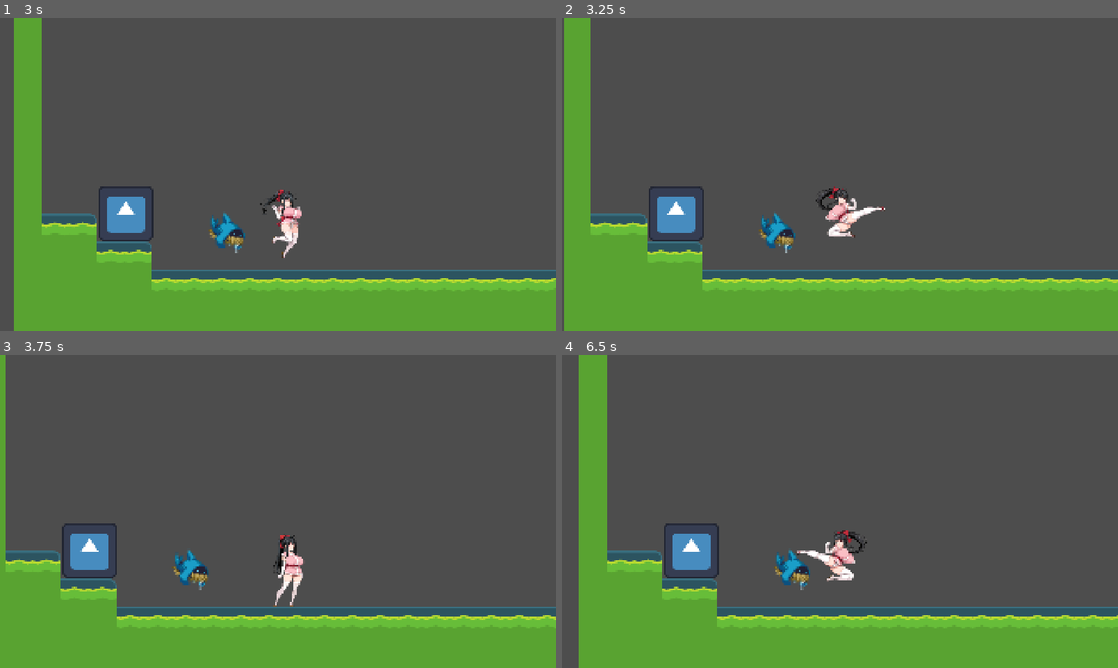
Above: before the commit, frames 1-4 (two rows, left to right).
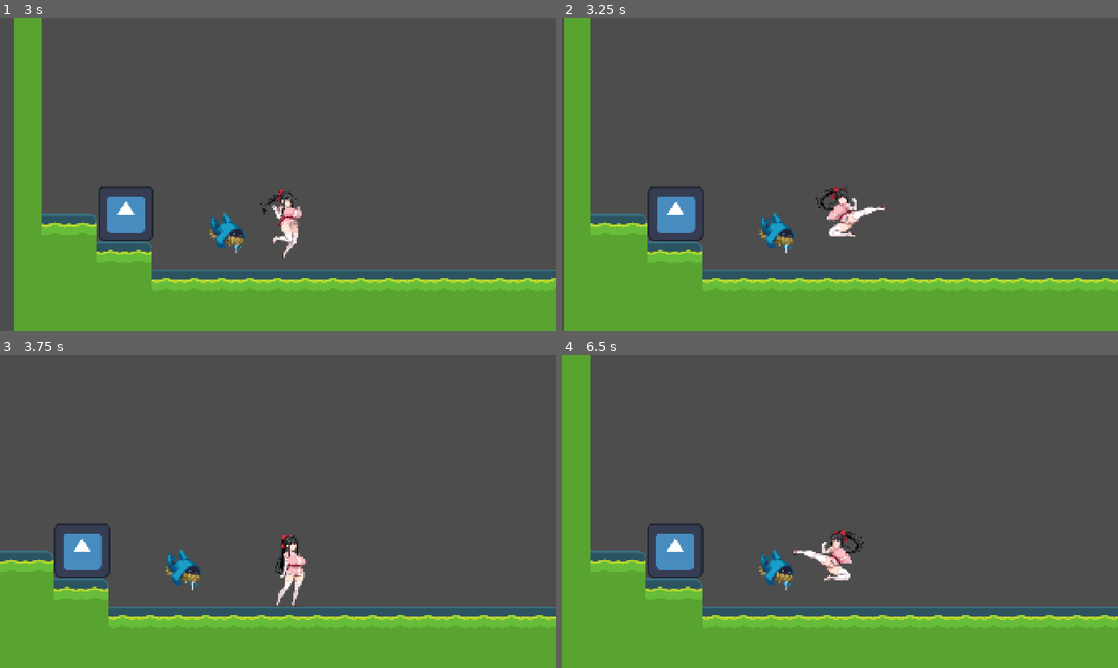
Above: after the commit, the same moments.

Repository: tea-X09A/Suzuran
Game: Godot game, scene res://scenes/levels/level0.tscn
The game is run twice, just before and just after one commit, with the same random seed, the same clock (stepped at 60 frames per second) and the same inputs. The engine's default icon, where the game draws it, is replaced by a stand-in: a white triangle on a blue panel in a dark square.
Inputs:
- Up to frame 1 (3 s): tap Enter at 0.5 s; hold D (right) 0.53-2.03 s; tap F (fight) at 0.6 s; tap Space (jump) at 0.77, 1.07, 1.52, 1.82, 2.3, 2.85 s; tap C (shooting) at 0.8, 1.35 s; tap Shift at 1.55 s; hold A (left) 2.03-2.78 s; hold Shift 2.03-2.78 s; hold D (right) from 2.78 s (still down)
- Up to frame 2 (3.25 s): keep holding D (right); tap Space (jump) at 3.02 s; tap F (fight) at 3.05 s
- Up to frame 3 (3.75 s): keep holding D (right); tap Space (jump) at 3.32 s; tap F (fight) at 3.6 s
- Up to frame 4 (6.5 s): tap Space (jump) at 3.77, 4.07, 4.52, 4.82, 5.3, 6.02, 6.32 s; tap C (shooting) at 3.8, 4.35 s; release D (right) at 4.28 s; hold A (left) 4.28-5.03 s; tap Shift at 4.55, 5.85 s; hold D (right) 5.03-5.78 s; hold S (squat) 5.03-5.78 s; hold A (left) from 5.78 s (still down); tap F (fight) at 6.05 s

Frame 1 is identical in both runs. In frame 2, 0.5% of the frame differs, in the area x 14-99%, y 53-84%; in frame 3, 3.7%; in frame 4, 8.9%, in the area x 0-100%, y 0-100%.

Commit message:
Fix airborne action physics interference
Prevent shooting and fighting actions from affecting jump trajectory
when executed in mid-air. Actions now only play animations without
modifying player velocity during airborne state.

- Add physics control isolation system for airborne actions
- Implement unified physics control disable checks
- Restrict back jump shooting to ground-only execution
- Add comprehensive airborne action detection methods
- Clean up redundant physics control logic

🤖 Generated with [Claude Code](https://claude.ai/code)

Co-Authored-By: Claude <noreply@anthropic.com>

Diff:
--- a/scripts/player/actions/player_fighting.gd
+++ b/scripts/player/actions/player_fighting.gd
@@ -87,7 +87,8 @@
 	if not get_parameter("enabled"):
 		return
 
-	if fighting_grounded:
+	# 地上でのみ格闘移動を適用（空中での軌道干渉を防止）
+	if fighting_grounded and player.is_on_floor():
 		player.velocity.x = fighting_direction * current_fighting_speed
 
 # ======================== 状態管理 ========================
@@ -128,6 +129,14 @@
 
 	return not fighting_grounded
 
+## 空中でのアクション実行中かどうかの判定（物理分離用）
+func is_airborne_action_active() -> bool:
+	# 攻撃が有効でない場合は常にfalse
+	if not get_parameter("enabled"):
+		return false
+
+	return is_airborne_attack() and fighting_timer > 0.0
+
 func cancel_fighting() -> void:
 	end_fighting()
 
--- a/scripts/player/actions/player_movement.gd
+++ b/scripts/player/actions/player_movement.gd
@@ -80,8 +80,8 @@
 	update_collision_shape(is_squatting)
 
 func _handle_ground_movement(direction_x: float, is_running: bool) -> void:
-	# バックジャンプ等の特殊な水平速度保護中は地上移動制御を無効化
-	if player.ignore_jump_horizontal_velocity:
+	# 物理制御が無効化されている場合は地上移動制御を無効化
+	if player.is_physics_control_disabled():
 		return
 
 	# アクション中は適切な速度を使用（running 状態を保持）
@@ -96,8 +96,8 @@
 		player.velocity.x = 0.0
 
 func _handle_air_movement(direction_x: float) -> void:
-	# ダメージ後のノックバック保持中は空中制御を無効化
-	if player.ignore_jump_horizontal_velocity:
+	# 物理制御が無効化されている場合は空中制御を無効化
+	if player.is_physics_control_disabled():
 		return
 
 	var air_control_strength: float = get_parameter("air_control_strength")
@@ -132,6 +132,8 @@
 	if player.player_timer.just_landed():
 		is_jumping = false
 		jump_hold_timer = 0.0
+		# バックジャンプ等の特殊水平速度制御フラグをリセット
+		player.ignore_jump_horizontal_velocity = false
 		just_landed = true
 
 	# 着地したフレームではジャンプ処理をスキップ
@@ -139,16 +141,18 @@
 		player.velocity.y -= get_parameter("jump_hold_vertical_bonus") * delta
 		jump_hold_timer += delta
 
-		# ジャンプ長押し時の水平ボーナス（保存されたrunning状態を考慮）
-		if player.direction_x != 0.0 and not player.is_on_floor():
-			var effective_running: bool = player.running_state_when_airborne
+		# 物理制御が無効化されている場合は水平ボーナスも無効化
+		if not player.is_physics_control_disabled():
+			# ジャンプ長押し時の水平ボーナス（保存されたrunning状態を考慮）
+			if player.direction_x != 0.0 and not player.is_on_floor():
+				var effective_running: bool = player.running_state_when_airborne
 
-			if player.is_fighting or player.is_shooting:
-				effective_running = player.running_state_when_action_started
+				if player.is_fighting or player.is_shooting:
+					effective_running = player.running_state_when_action_started
 
-			var bonus_multiplier: float = 1.5 if effective_running else 1.0
-			var horizontal_bonus: float = player.direction_x * get_parameter("jump_hold_horizontal_bonus") * delta * bonus_multiplier
-			player.velocity.x += horizontal_bonus
+				var bonus_multiplier: float = 1.5 if effective_running else 1.0
+				var horizontal_bonus: float = player.direction_x * get_parameter("jump_hold_horizontal_bonus") * delta * bonus_multiplier
+				player.velocity.x += horizontal_bonus
 	elif is_jumping:
 		is_jumping = false
 
--- a/scripts/player/actions/player_shooting.gd
+++ b/scripts/player/actions/player_shooting.gd
@@ -78,11 +78,16 @@
 
 	can_back_jump = false
 
+	# バックジャンプ射撃は地上でのみ実行可能（空中での軌道干渉を防止）
+	if not player.is_on_floor():
+		return
+
 	var current_direction: float = 1.0 if animated_sprite.flip_h else -1.0
 	var back_direction: float = -current_direction
 
 	var back_velocity: float = back_direction * player.get_current_movement().get_move_walk_speed()
 
+	# 物理演算への影響は地上でのみ適用（空中軌道保護）
 	player.velocity.y = -get_parameter("jump_force")
 	player.velocity.x = back_velocity
 
@@ -152,6 +157,10 @@
 func is_airborne_attack() -> bool:
 	return not shooting_grounded
 
+## 空中でのアクション実行中かどうかの判定（物理分離用）
+func is_airborne_action_active() -> bool:
+	return is_airborne_attack() and shooting_timer > 0.0
+
 ## 射撃のキャンセル
 func cancel_shooting() -> void:
 	end_shooting()
--- a/scripts/player/player.gd
+++ b/scripts/player/player.gd
@@ -179,15 +179,20 @@
 	if not was_airborne and current_airborne:
 		running_state_when_airborne = is_running
 
-	# 空中から地上に着地した瞬間：入力状態を確認してrun状態を適切に設定
+	# 空中から地上に着地した瞬間：run状態を適切に設定
 	elif was_airborne and not current_airborne:
-		var shift_pressed: bool = Input.is_key_pressed(KEY_SHIFT)
-		var has_direction: bool = Input.is_action_pressed("left") or Input.is_action_pressed("right")
-
-		if shift_pressed and has_direction:
-			is_running = true
+		# アクション中の場合：アクション開始時の走行状態を維持
+		if is_fighting or is_shooting:
+			is_running = running_state_when_action_started
 		else:
-			is_running = false
+			# 通常時：入力状態を確認してrun状態を設定
+			var shift_pressed: bool = Input.is_key_pressed(KEY_SHIFT)
+			var has_direction: bool = Input.is_action_pressed("left") or Input.is_action_pressed("right")
+
+			if shift_pressed and has_direction:
+				is_running = true
+			else:
+				is_running = false
 
 	# 次フレームでの比較用に現在の状態を保存
 	was_airborne = current_airborne
@@ -277,8 +282,10 @@
 	if is_fighting:
 		# 戦闘タイマーを更新し、移動可能かチェック
 		if get_current_fighting().update_fighting_timer(delta):
-			# 戦闘中の移動処理を適用（攻撃中の微移動など）
-			get_current_fighting().apply_fighting_movement()
+			# 物理制御が無効化されていない場合のみ戦闘移動処理を適用
+			if not is_physics_control_disabled():
+				# 戦闘中の移動処理を適用（攻撃中の微移動など）
+				get_current_fighting().apply_fighting_movement()
 
 func _update_shooting_state(delta: float) -> void:
 	# 射撃状態の場合：射撃タイマーを更新
@@ -320,6 +327,32 @@
 	player_state.reset_animation_state()
 
 
+# ======================== 物理分離状態判定 ========================
+
+## 空中でのアクション実行中かどうかの判定（他システムからのアクセス用）
+func is_airborne_action_active() -> bool:
+	# 戦闘アクション中の空中状態判定
+	if is_fighting and get_current_fighting().is_airborne_action_active():
+		return true
+
+	# 射撃アクション中の空中状態判定
+	if is_shooting and get_current_shooting().is_airborne_action_active():
+		return true
+
+	return false
+
+## 物理制御が無効化されているかどうかの判定
+func is_physics_control_disabled() -> bool:
+	# 特殊な水平速度保護中（バックジャンプ等）
+	if ignore_jump_horizontal_velocity:
+		return true
+
+	# 空中でのアクション実行中
+	if is_airborne_action_active():
+		return true
+
+	return false
+
 # ======================== コンディション管理 ========================
 
 func get_condition() -> PLAYER_CONDITION:
